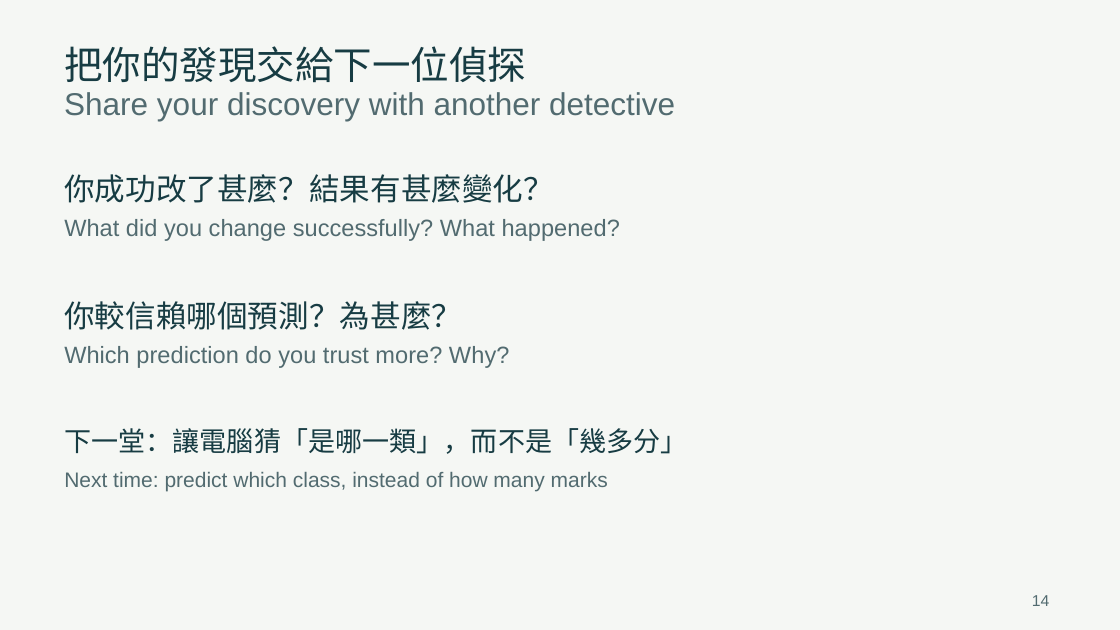
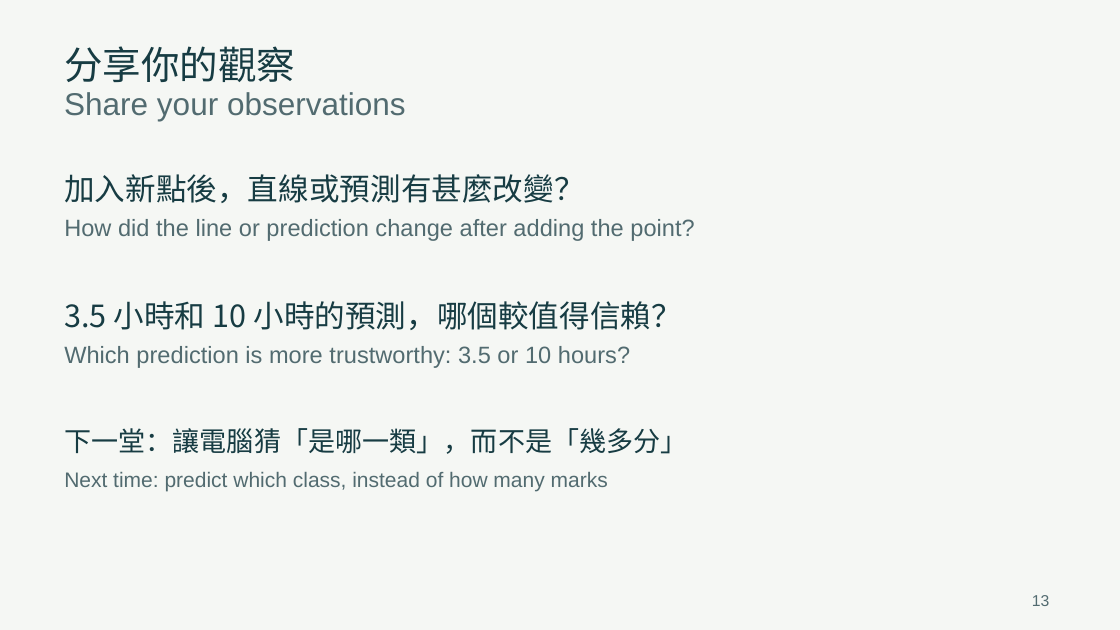
Before and after one commit to GordanY/f2-linear-regression, a slide deck: slide 13 of workshop-2/teacher-slides.pptx (slide 14 before the commit). Drawn at 1120x630 pixels with LibreOffice and Linux fonts; fonts in the diff are those of the drawing. Boxes give left, top, right and bottom in pixels: in the first picture for what was removed or moved away, otherwise in the second. Text is boxed around its words. In the diff, an @@ line names an element or a change of style, - is before the commit and + after.

Commit message:
Simplify all workshop materials for complete beginners after Astra review

```diff
--- a/workshop-2/teacher-slides.pptx
+++ b/workshop-2/teacher-slides.pptx
@@ text at bbox=[64, 46, 295, 82]: text changed @@
-把你的發現交給下一位偵探
+分享你的觀察
@@ text at bbox=[64, 92, 406, 121]: text changed @@
-Share your discovery with another detective
+Share your observations
@@ text at bbox=[64, 174, 584, 203]: text changed @@
-你成功改了甚麼？結果有甚麼變化？
+加入新點後，直線或預測有甚麼改變？
@@ text at bbox=[64, 219, 694, 241]: text changed @@
-What did you change successfully? What happened?
+How did the line or prediction change after adding the point?
@@ text at bbox=[64, 301, 682, 330]: text changed @@
-你較信賴哪個預測？為甚麼？
+3.5 小時和 10 小時的預測，哪個較值得信賴？
@@ text at bbox=[64, 346, 630, 368]: text changed @@
-Which prediction do you trust more? Why?
+Which prediction is more trustworthy: 3.5 or 10 hours?
@@ text at bbox=[1032, 595, 1049, 606]: text changed @@
-14
+13
```
Also in this commit, not shown: 5 other slides changed, 1 slide removed, 13 other files.
